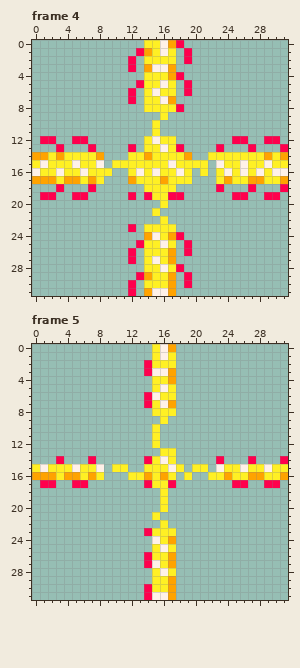
Two versions of one pixel-art file, minigames-collection/Assets/bomber assets/center_explosion.ase. Above: the version before the commit.
32x32 pixels, 6 frames. Shown: frame 4, frame 5. The commit also changed other frames, which this record leaves out.
The same view after the edit:
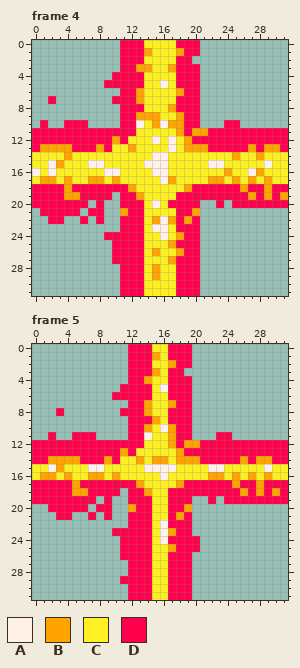
Palette (. is transparent): A #fff1e8  B #ffa300  C #fff024  D #ff004d
Changes in this commit:
Changed rows in their new state; - is an unchanged pixel.
Frame 4:
first column x 0:
 0 -----------DDD--CC-DD-----------
 1 -----------DD---C-B-D-----------
 2 -----------D-D----D-------------
 3 -----------D-B-CC-DDD-----------
 4 ----------DDDD---C-DD-----------
 5 ---------DDDD-----D-D-----------
 6 -----------D-B-C--B-D-----------
 7 --D-------DD-B--CCDDD-----------
 8 -----------DDD---B-DD-----------
 9 -----------DDBBB-CBDD-----------
10 -D--DDD----DDACBABBDD---DD------
11 DDDDDDDDDDDDDCC-CCBDBBDDDDDDDDDD
12 D--DD--DDDBDCC---ACBDDDDD--DD--D
13 DBBBBDD-BDCCBC--CACBBBD-DDDBDBB-
14 CC-CB---CCCC--CAA--CCC---B--BC-C
15 -CAB-C-A-C----AAAC----A---C-----
16 --AC--C--AAC-C--A-C-C-C-B-CAB-CC
17 C----C--BCBCC---AB--CCBBCB--CB-C
18 DDD-BDD-DDDDBC----CBDDD-DDB-DBD-
19 D--DBB-DDD-D-BC--C-DDDDDD--BDB-B
20 DDDDDDD-D--DDDCA-DDDD--D-DDDDDDD
21 -DDDDD-DD--BDDC-CCDDB-----------
22 --DD--D-D--DDDCBABDBD-----------
23 -----------D-D-AA-DDD-----------
24 ---------DDDDDCCACBDD-----------
25 ----------DDD---CBD-D-----------
26 ----------DD-D-B-CB-D-----------
27 ----------DD-D-C--DDD-----------
28 -----------DDD-BC--DD-----------
29 -----------DD-CB-CD-D-----------
30 -----------D-D---CD-D-----------
31 -----------D-DCCCCDDD-----------
Frame 5:
first column x 0:
 0 ------------DDD-CDDD------------
 1 ------------DDDBCDDD------------
 2 ------------DD---BDD------------
 3 ------------DD-BCDD-------------
 4 ------------DDB--DDD------------
 5 -----------DDDD--DDD------------
 6 ----------DDDD-C-DDD------------
 7 ------------DDB-C-DD------------
 8 ---D-------DDDB--DDD------------
 9 ------------DDDB-DDD------------
10 ------------DDB-ABDD------------
11 --D--DDD----DDA-CBDD---DD-------
12 DDDDDDDDDDDDDDC-CBDBBDDDDDDDDDDD
13 DDDDDDDDDDDBDCCC--BDDDDDDDDDDDDD
14 DDBBBBD-DBDCCBCBB-BBBDD-DDB-BBD-
15 -CAB-C-A-C--CCAAA--C--A---C-----
16 C----C--BCBC--C-A-C-CCBBCB--CB-C
17 D--DDB-DDDDDDBC--CBDDDDDDB-DB--D
18 DDDDDBBDDDD-DDBC-DDDDDDDDDBDBDBD
19 DDDDDDDD-D--DDDC-DDD--D-DDDDDDDD
20 --DDDDD-DD--BDDC-DDB------------
21 ---DD--D-D--DDD-CDBD------------
22 ------------DDDCADDD------------
23 ----------DDDD--ABDD------------
24 -----------DDDDCADDDD-----------
25 -----------DDDD-CBDDD-----------
26 -----------DDD---DDD------------
27 ------------DD-C-DDD------------
28 ------------DDD-CDDD------------
29 -----------DDDD--DDD------------
30 ------------DD---DDD------------
31 ------------DD-CCDDD------------
Changed places in both pictures, as pixel boxes (x1, y1, x2, y2):
changed: (32, 40, 288, 296)
changed: (32, 344, 288, 600)
